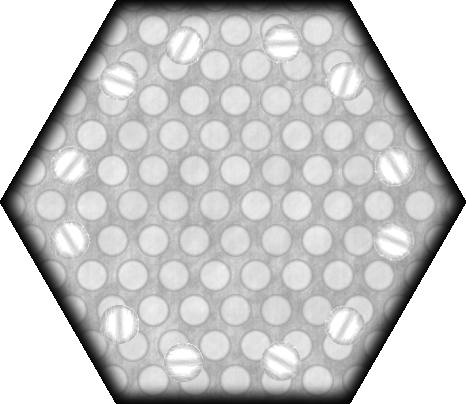
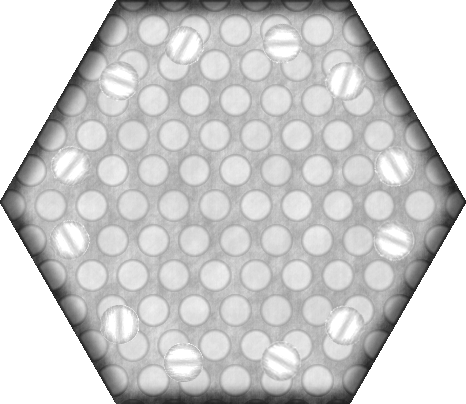
Two versions of the same layered image (466x404). Layer-by-layer changes:
renamed "Layer 6" to "rim_shadow", painted on it over [0, 0, 466, 404]
renamed "Layer 8" to "rim_bottom_shadow", hid it, painted on it over [0, 0, 466, 404]
